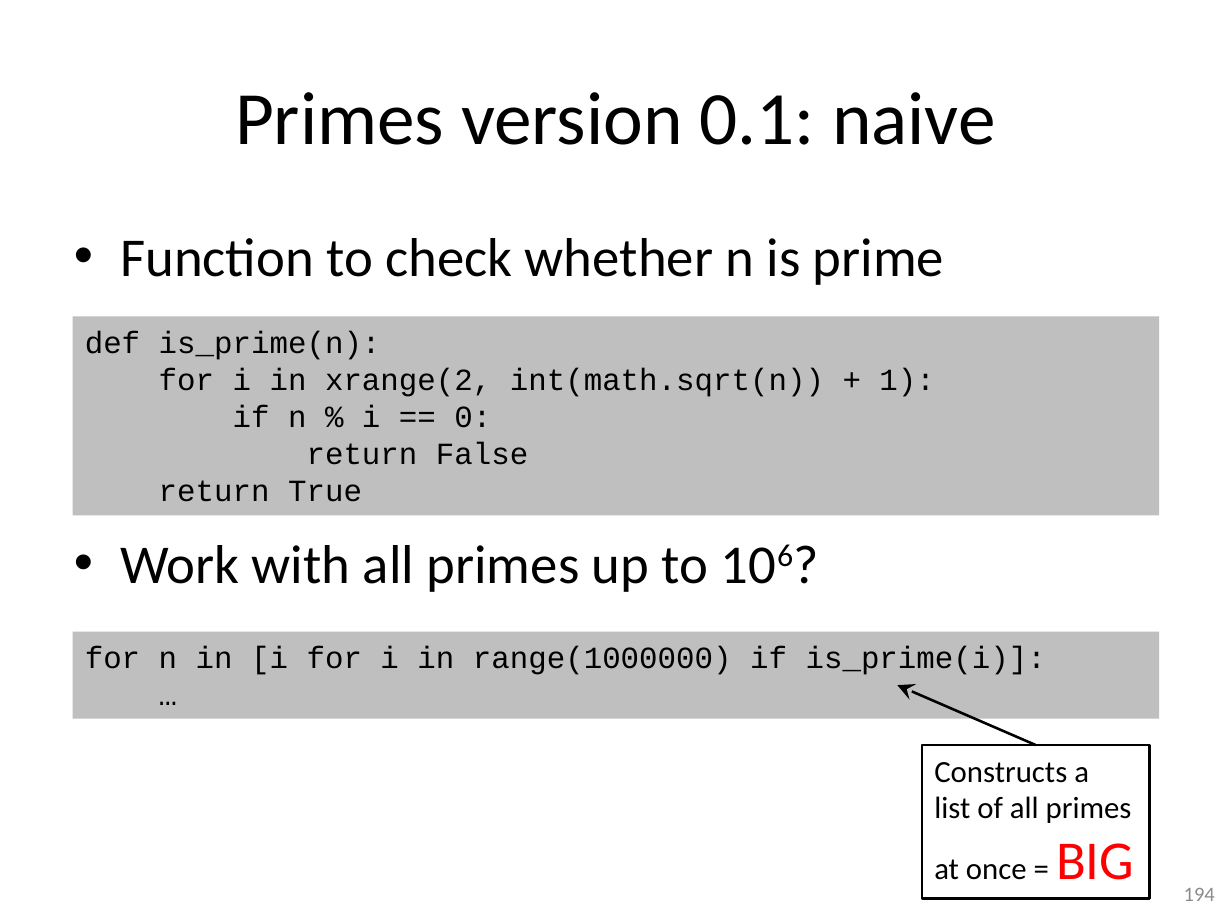
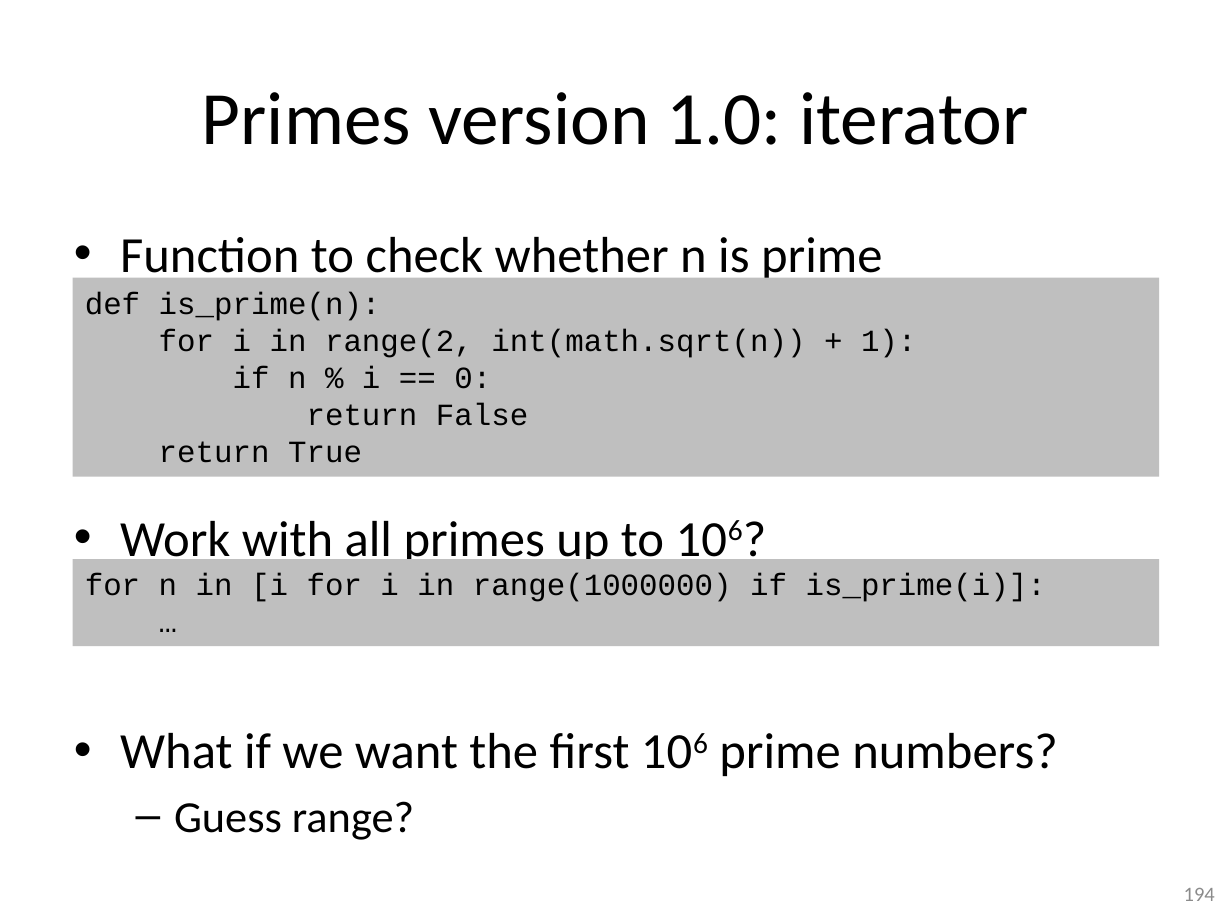
Before and after one commit to gjbex/training-material, a slide deck: slide 194 of Python/python-intro.pptx. Drawn at 1232x924 pixels with LibreOffice and Linux fonts; fonts in the diff are those of the drawing. Boxes give left, top, right and bottom in pixels: in the first picture for what was removed or moved away, otherwise in the second. Text is boxed around its words. In the diff, an @@ line names an element or a change of style, - is before the commit and + after.

```diff
--- a/Python/python-intro.pptx
+++ b/Python/python-intro.pptx
@@ title at (x1=202, y1=92, x2=1029, y2=145): text changed @@
-Primes version 0.1: naive
+Primes version 1.0: iterator
@@ text at (x1=120, y1=237, x2=883, y2=568): size 32 to 29.6 pt in "Function to check whether n is prime", "Work with all primes up to 106?" @@
@@ rectangle "def is_prime(n):" moved from (x1=73, y1=317, x2=1159, y2=516) to (x1=73, y1=277, x2=1159, y2=477) @@
@@ text in rectangle at (x1=159, y1=329, x2=916, y2=358): text changed @@
-for i in xrange(2, int(math.sqrt(n)) + 1):
+for i in range(2, int(math.sqrt(n)) + 1):
@@ rectangle "for n in [i for ..." moved from (x1=73, y1=632, x2=1159, y2=719) to (x1=73, y1=559, x2=1159, y2=647) @@
@@ arrow removed from (1036, 745) to (897, 685) @@
@@ text at (x1=120, y1=733, x2=1057, y2=840): paragraphs added @@
+• What if we want the first 106 prime numbers?
+  – Guess range?
@@ rectangle removed at (x1=923, y1=745, x2=1151, y2=899) @@
-Constructs a
-list of all primes
-at once = BIG
```
Also in this commit, not shown: 31 other slides changed, 3 slides added, 1 slide removed.
